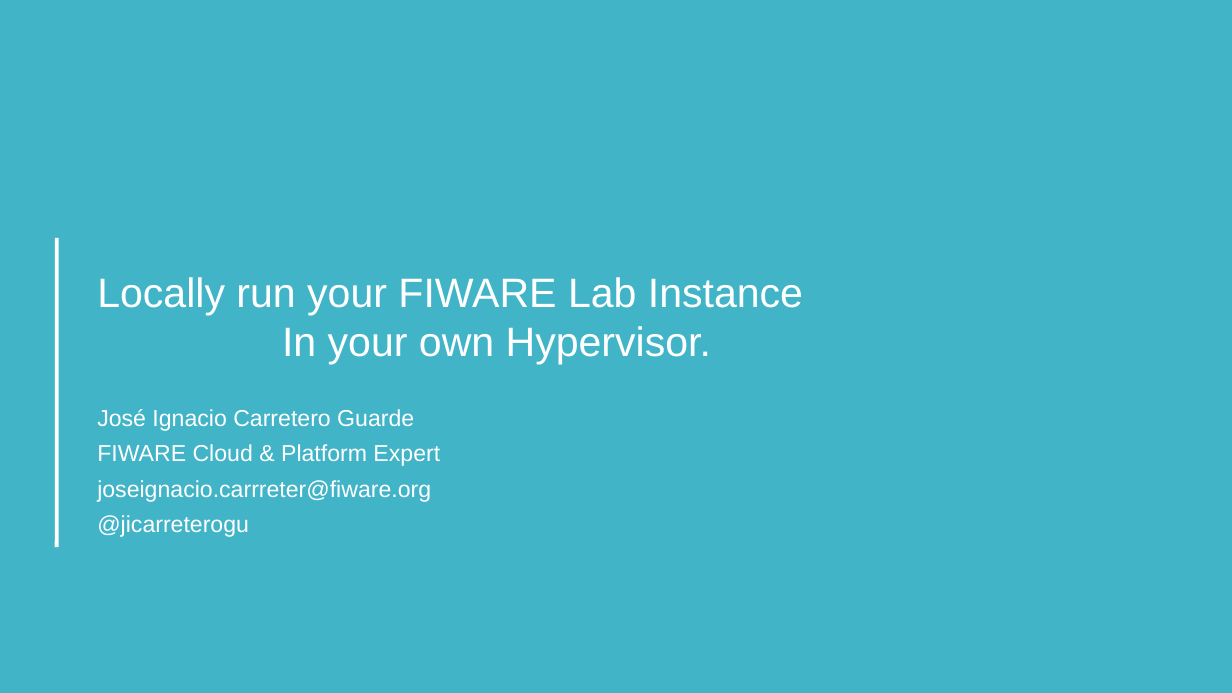
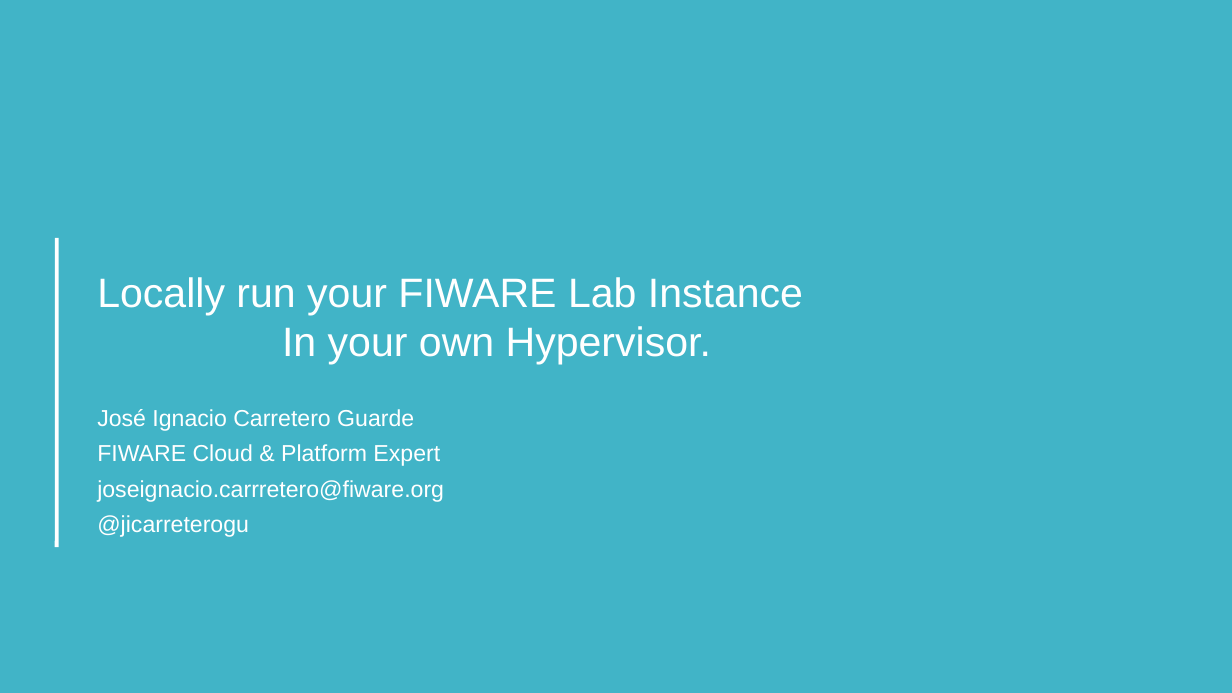
Before and after one commit to jicarretero/SummitMalaga2017, a slide deck: slide 1 of FiwareUtrecht.odp. Drawn at 1232x693 pixels with LibreOffice and Linux fonts; fonts in the diff are those of the drawing; background and template pictures are left out. Boxes give left, top, right and bottom in pixels: in the first picture for what was removed or moved away, otherwise in the second. Text is boxed around its words. In the diff, an @@ line names an element or a change of style, - is before the commit and + after.

Commit message:
Modification of Slides

```diff
--- a/FiwareUtrecht.odp
+++ b/FiwareUtrecht.odp
@@ subtitle at (x1=97, y1=480, x2=444, y2=502): text changed @@
-joseignacio.carrreter@fiware.org
+joseignacio.carrretero@fiware.org
```
Also in this commit, not shown: 1 other file.
